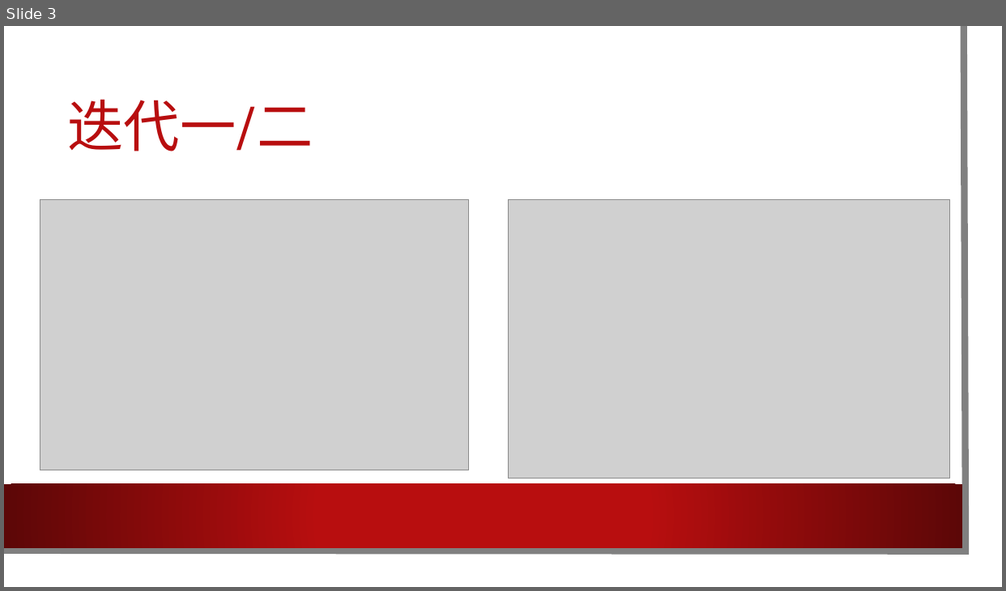
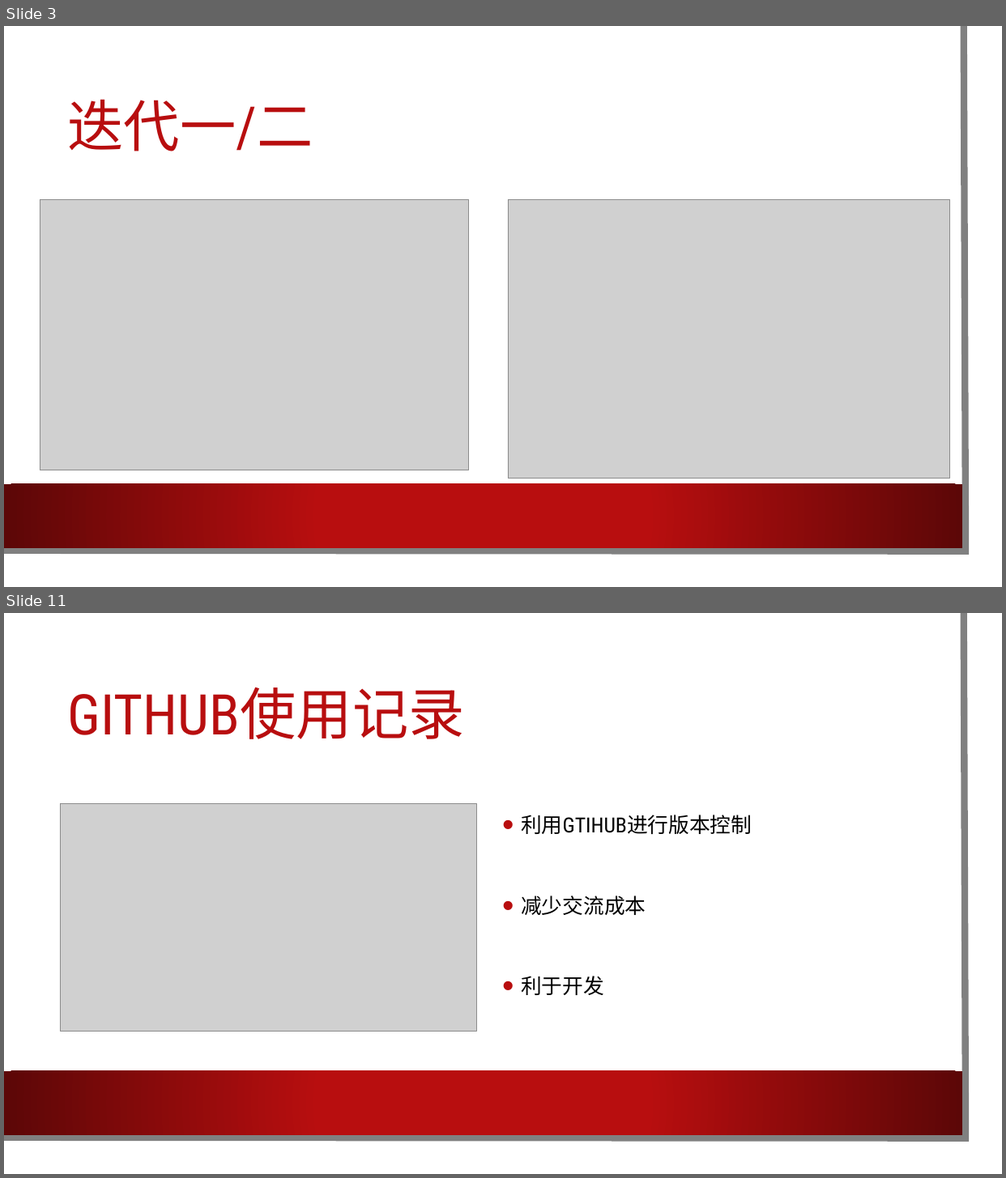
Before and after one commit to cylong1016/Nbalabala, a slide deck: 文档/软工.pptx. Shown one above the other, each under a label of ours: slide 3 before the commit, slides 3 and 11 after it; the slides between them are not shown. The pictures are 1006x591 and 1006x1178 pixels, drawn with LibreOffice and Linux fonts; fonts in the diff are those of the drawing; grey boxes stand for pictures; background and template pictures are left out. Boxes give left, top, right and bottom in pixels: in the first picture for what was removed or moved away, otherwise in the second. Text is boxed around its words. In the diff, an @@ line names an element or a change of style, - is before the commit and + after.

```diff
--- a/文档/软工.pptx
+++ b/文档/软工.pptx
@@ slide 11 added at [4, 613, 1002, 1174], background picture (left out); not listed: 3 template elements that a slide beside it also shows @@
@@ title added at [68, 687, 465, 739], 54 pt, text #B80E0F @@
+GITHUB使用记录
@@ picture added at [60, 804, 476, 1032] @@
@@ text added at [521, 815, 752, 995], 20 pt, text #000000 @@
+• 利用GTIHUB进行版本控制
+• 减少交流成本
+• 利于开发
```
Also in this commit, not shown: 4 slides changed, 9 other slides added, 1 slide removed.
